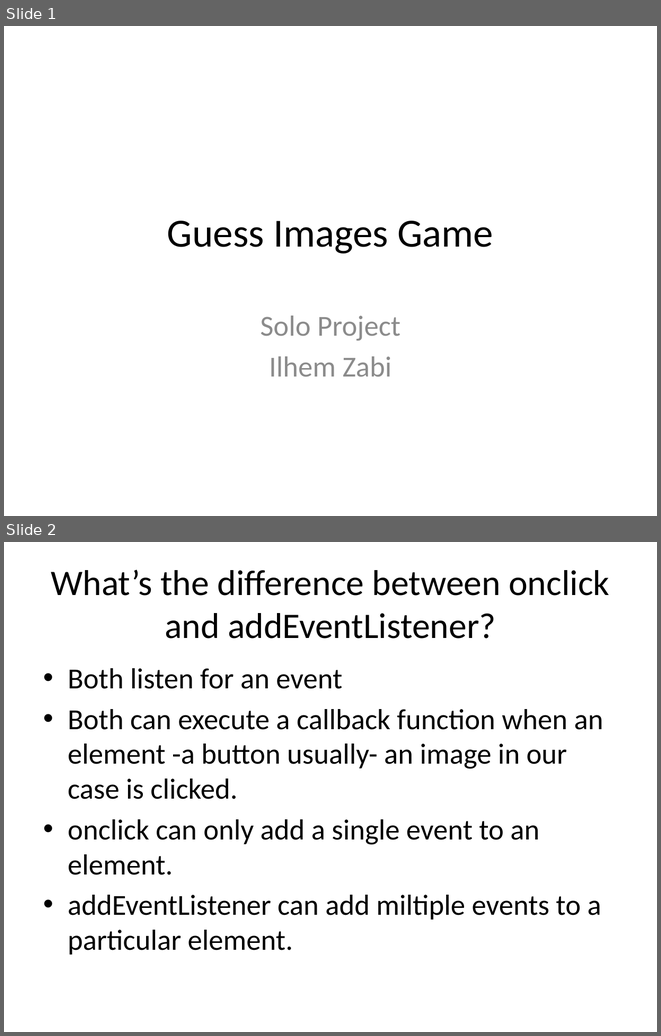
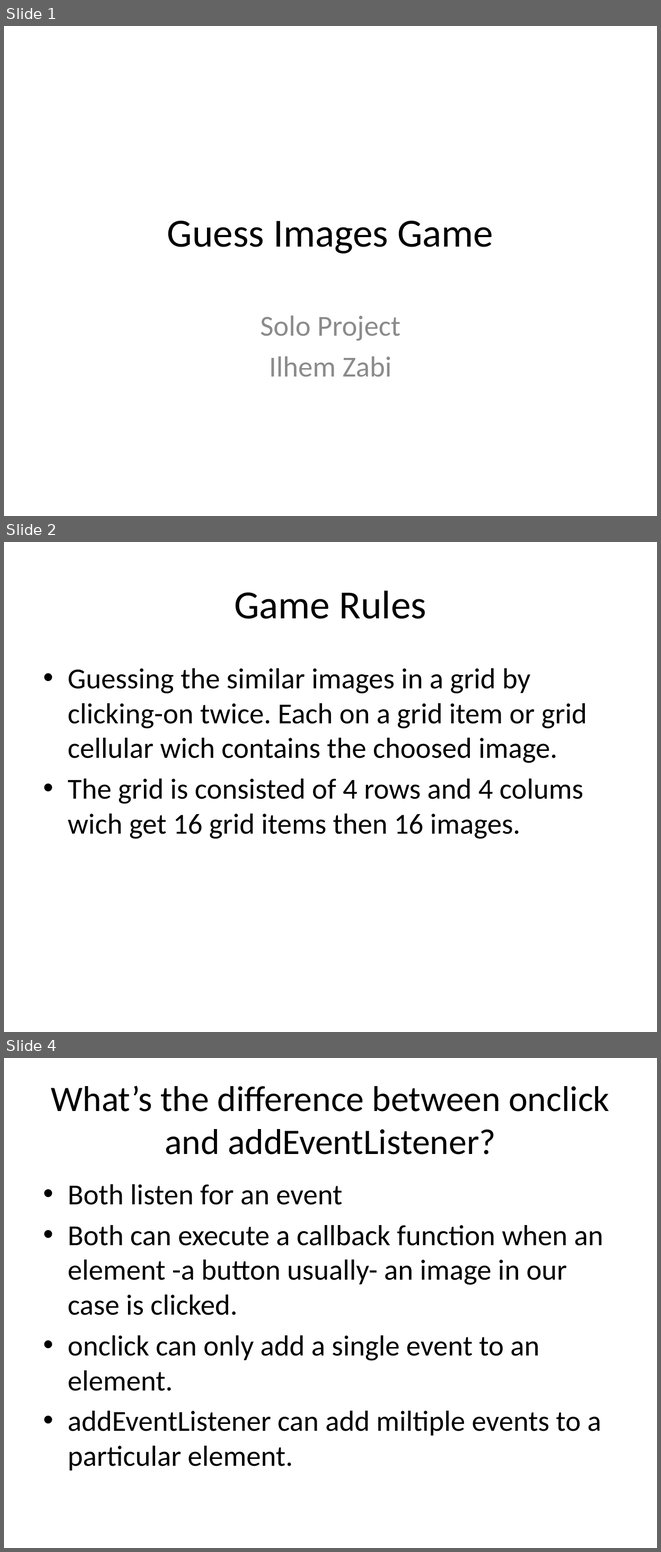
Before and after one commit to IngIlhem/GuessImagesGame, a slide deck: Guess Images Game.pptx. Shown one above the other, each under a label of ours: slides 1 and 2 before the commit, slides 1, 2 and 4 after it; the slides between them are not shown. The pictures are 661x1036 and 661x1552 pixels, drawn with LibreOffice and Linux fonts; fonts in the diff are those of the drawing. Boxes give left, top, right and bottom in pixels: in the first picture for what was removed or moved away, otherwise in the second. Text is boxed around its words. In the diff, an @@ line names an element or a change of style, - is before the commit and + after.

```diff
--- a/Guess Images Game.pptx
+++ b/Guess Images Game.pptx
@@ slide 2 added at box(4, 542, 657, 1032), background #FFFFFF @@
@@ title added at box(234, 590, 426, 619), 44 pt, text #000000 @@
+Game Rules
@@ text added at box(68, 668, 587, 839), 32 pt, text #000000 @@
+• Guessing the similar images in a grid by clicking-on twice. Each on a grid item or grid cellular wich contains the choosed image.
+• The grid is consisted of 4 rows and 4 colums wich get 16 grid items then 16 images.
@@ what was slide 2 is now slide 4 @@
```
Also in this commit, not shown: 1 slide changed.
